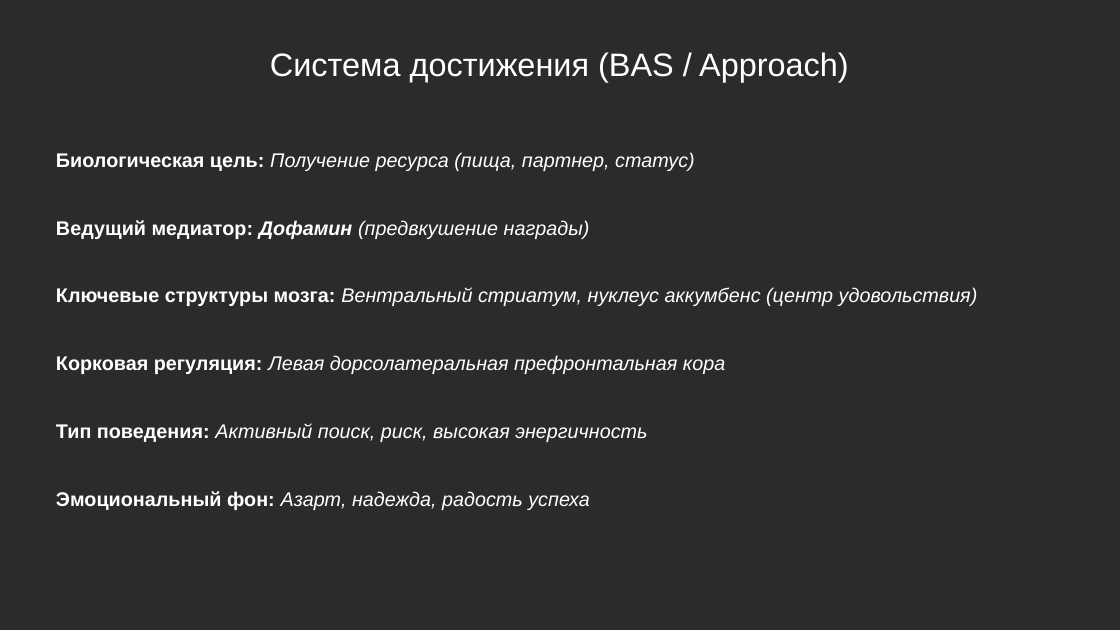
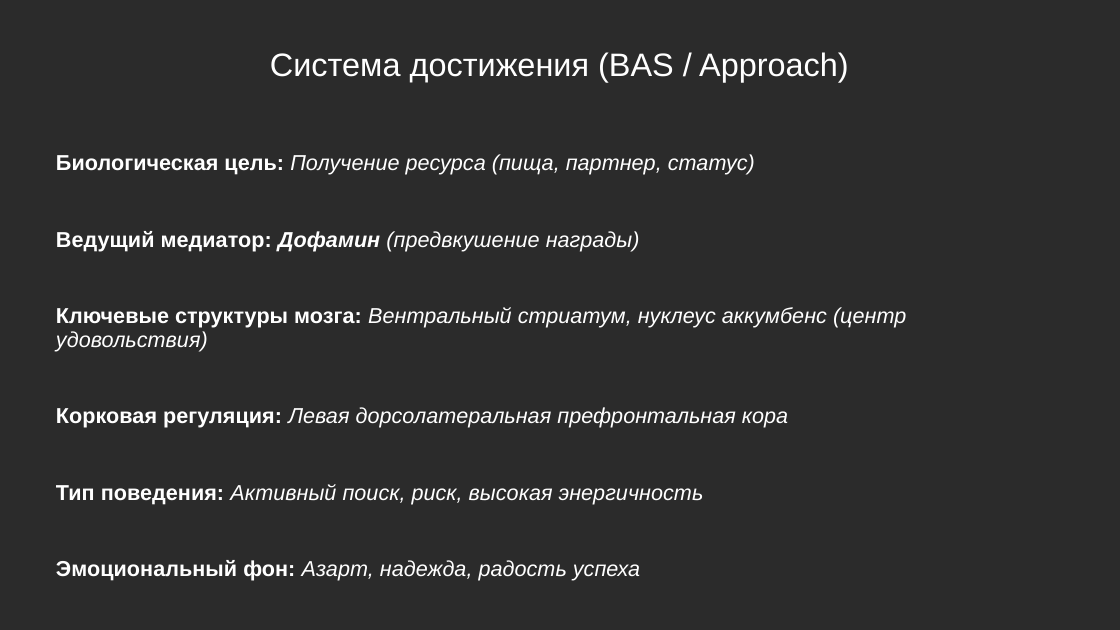
Before and after one commit to Chularev/articles, a slide deck: slide 10 of Psychology/Гомеостаз и мотивация (практика).odp. Drawn at 1120x630 pixels with LibreOffice and Linux fonts; fonts in the diff are those of the drawing; background and template pictures are left out; a plain dark background stands for a picture behind light text. Boxes give left, top, right and bottom in pixels: in the first picture for what was removed or moved away, otherwise in the second. Text is boxed around its words. In the diff, an @@ line names an element or a change of style, - is before the commit and + after.

Commit message:
Tmp

```diff
--- a/Psychology/Гомеостаз и мотивация (практика).odp
+++ b/Psychology/Гомеостаз и мотивация (практика).odp
@@ text "Биологическая цель: Получение ресурса (пища, ..." at [56, 154, 906, 581]: size 14 to 15.3 pt; line spacing 0.8 to 0.9 @@
```
Also in this commit, not shown: 1 other slide changed.
